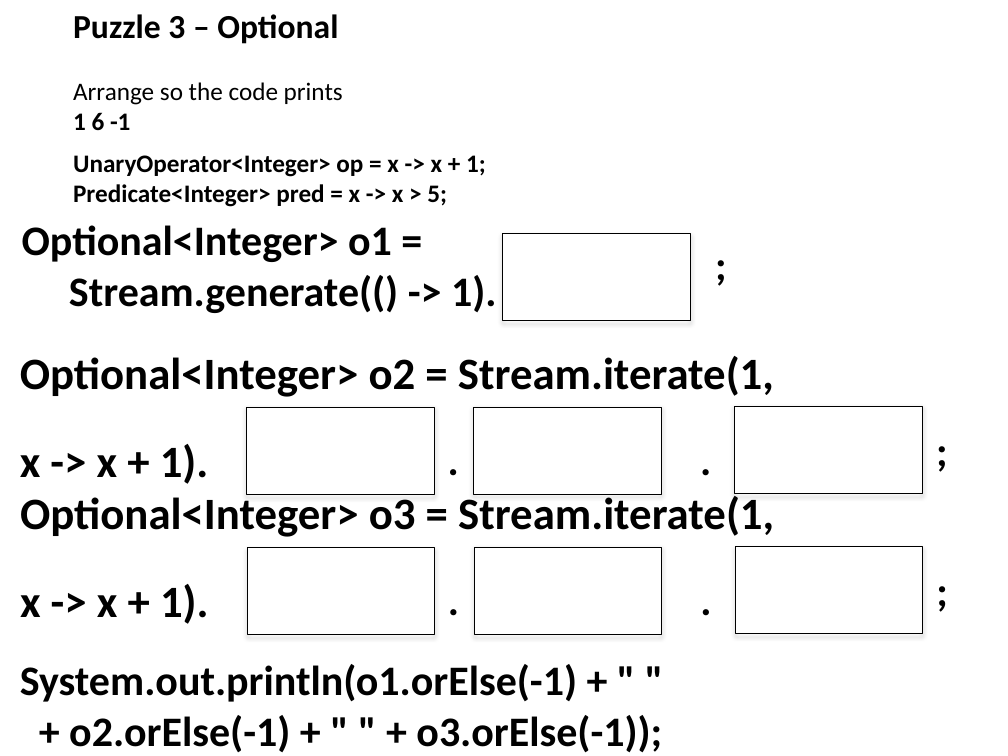
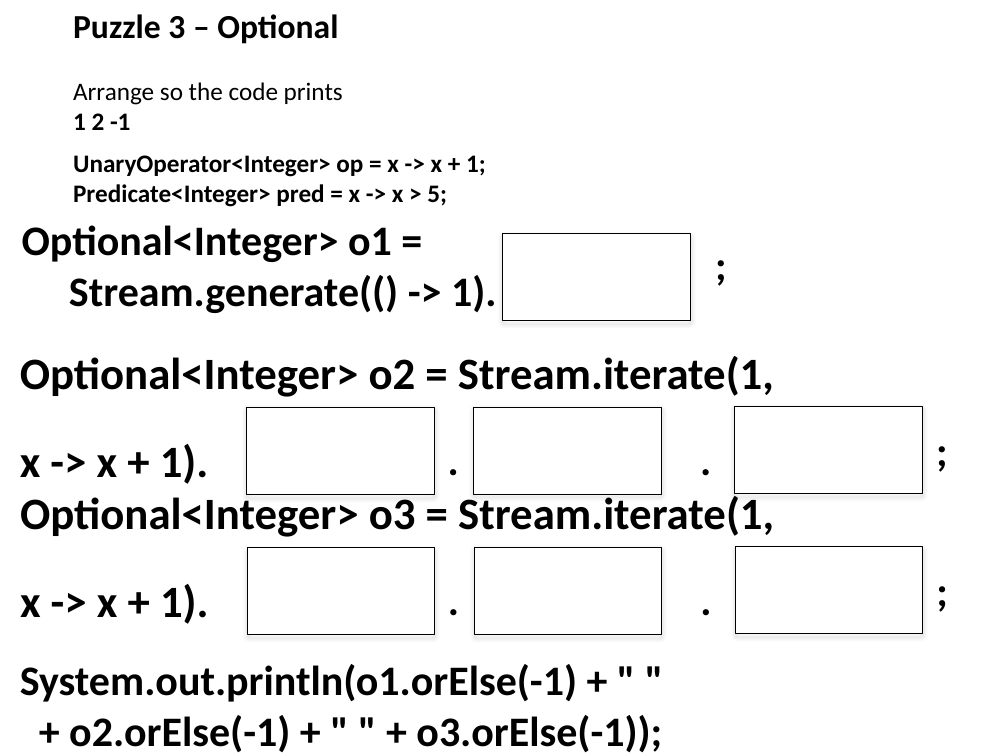
Before and after one commit to boyarsky/java-8-streams-by-puzzles, a slide deck: slide 5 of docs/Puzzles-Handouts.pptx. Drawn at 1008x756 pixels with LibreOffice and Linux fonts; fonts in the diff are those of the drawing. Boxes give left, top, right and bottom in pixels: in the first picture for what was removed or moved away, otherwise in the second. Text is boxed around its words. In the diff, an @@ line names an element or a change of style, - is before the commit and + after.

Commit message:
fix output

```diff
--- a/docs/Puzzles-Handouts.pptx
+++ b/docs/Puzzles-Handouts.pptx
@@ text at (73,113,130,130): text changed @@
-1 6 -1
+1 2 -1
```
